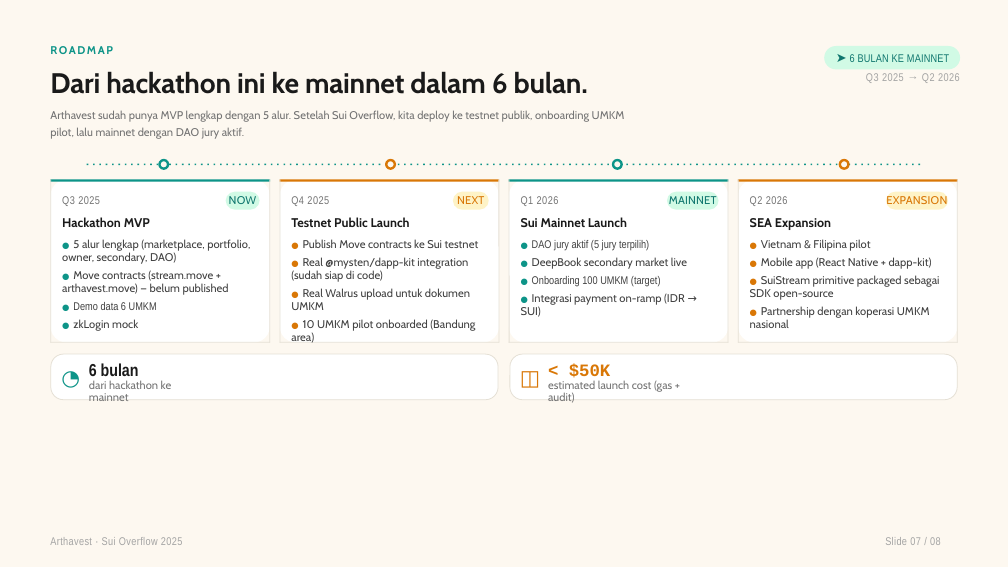
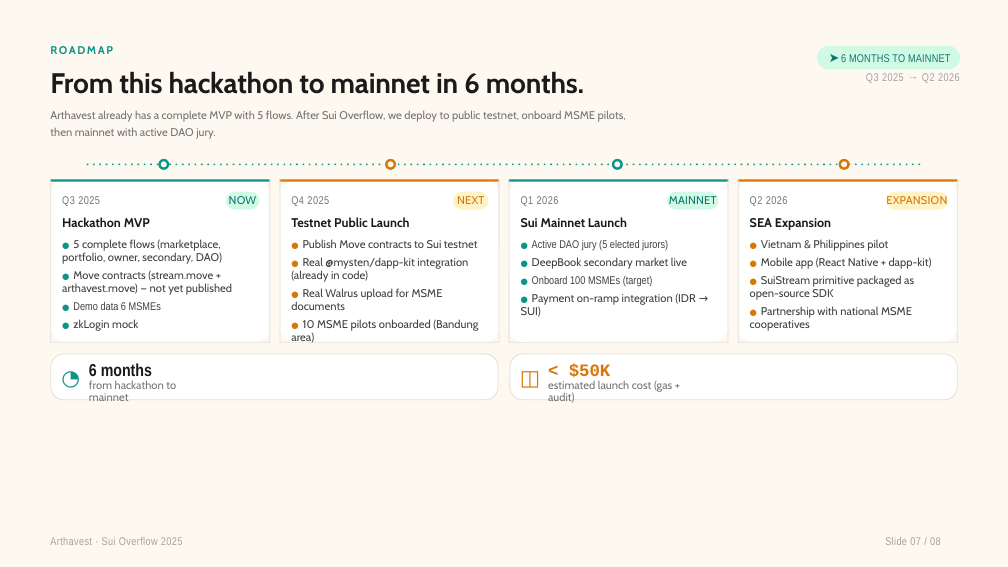
Before and after one commit to Zerxxz/Arthavest, a slide deck: slide 7 of download/arthavest-pitch-deck.pptx. Drawn at 1008x567 pixels with LibreOffice and Linux fonts; fonts in the diff are those of the drawing. Boxes give left, top, right and bottom in pixels: in the first picture for what was removed or moved away, otherwise in the second. Text is boxed around its words. In the diff, an @@ line names an element or a change of style, - is before the commit and + after.

Commit message:
feat: translate pitch deck to English for international jury

```diff
--- a/download/arthavest-pitch-deck.pptx
+++ b/download/arthavest-pitch-deck.pptx
@@ rounded rectangle: place and size @@
-rounded rectangle at [825, 46, 961, 70]
+rounded rectangle at [817, 46, 961, 70]
@@ text "➤": place and size @@
-text "➤" at [837, 52, 847, 62]
+text "➤" at [829, 52, 839, 62]
@@ text at [841, 54, 950, 62]: text changed @@
-6 BULAN KE MAINNET
+6 MONTHS TO MAINNET
@@ text at [50, 71, 584, 94]: text changed @@
-Dari hackathon ini ke mainnet dalam 6 bulan.
+From this hackathon to mainnet in 6 months.
@@ text at [50, 110, 626, 139]: text changed @@
-Arthavest sudah punya MVP lengkap dengan 5 alur. Setelah Sui Overflow, kita deploy ke testnet publik, onboarding UMKM pilot, lalu mainnet dengan DAO jury aktif.
+Arthavest already has a complete MVP with 5 flows. After Sui Overflow, we deploy to public testnet, onboard MSME pilots, then mainnet with active DAO jury.
@@ text at [62, 239, 232, 310]: text changed @@
-● 5 alur lengkap (marketplace, portfolio, owner, secondary, DAO)
-● Move contracts (stream.move + arthavest.move) — belum published
-● Demo data 6 UMKM
+● 5 complete flows (marketplace, portfolio, owner, secondary, DAO)
+● Move contracts (stream.move + arthavest.move) — not yet published
+● Demo data 6 MSMEs
@@ text at [291, 239, 478, 331]: text changed @@
-● Publish Move contracts ke Sui testnet
-● Real @mysten/dapp-kit integration (sudah siap di code)
-● Real Walrus upload untuk dokumen UMKM
-● 10 UMKM pilot onboarded (Bandung area)
+● Publish Move contracts to Sui testnet
+● Real @mysten/dapp-kit integration (already in code)
+● Real Walrus upload for MSME documents
+● 10 MSME pilots onboarded (Bandung area)
@@ text at [761, 239, 888, 251]: text changed @@
-● Vietnam & Filipina pilot
+● Vietnam & Philippines pilot
@@ text at [532, 240, 668, 251]: text changed @@
-● DAO jury aktif (5 jury terpilih)
+● Active DAO jury (5 elected jurors)
@@ text at [521, 276, 696, 317]: text changed @@
-● Onboarding 100 UMKM (target)
-● Integrasi payment on-ramp (IDR → SUI)
+● Onboard 100 MSMEs (target)
+● Payment on-ramp integration (IDR → SUI)
@@ text at [750, 275, 914, 331]: text changed @@
-● SuiStream primitive packaged sebagai SDK open-source
-● Partnership dengan koperasi UMKM nasional
+● SuiStream primitive packaged as open-source SDK
+● Partnership with national MSME cooperatives
@@ text at [89, 363, 152, 376]: text changed @@
-6 bulan
+6 months
@@ text at [89, 380, 176, 401]: text changed @@
-dari hackathon ke mainnet
+from hackathon to mainnet
```
Also in this commit, not shown: 7 other slides changed, 8 other files.
